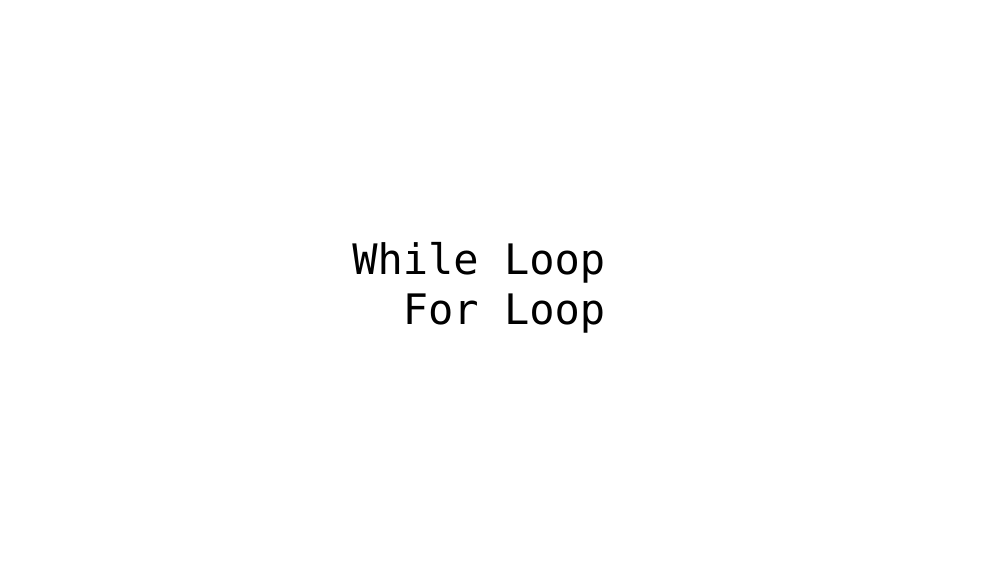
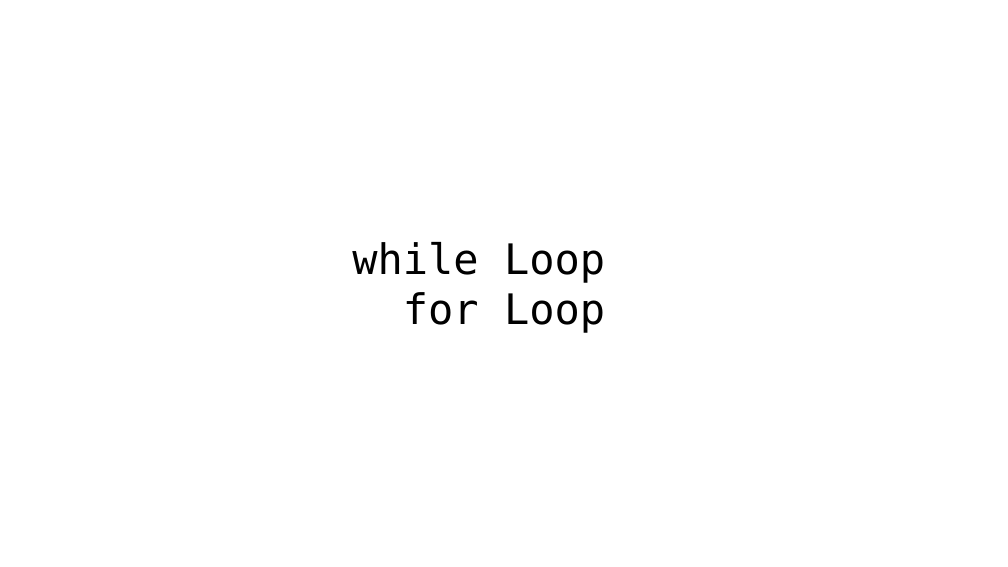
Before and after one commit to Vjumpkung/LetMeTiredPython, a slide deck: slide 14 of slide.pptx. Drawn at 1008x567 pixels with LibreOffice and Linux fonts; fonts in the diff are those of the drawing; background and template pictures are left out. Boxes give left, top, right and bottom in pixels: in the first picture for what was removed or moved away, otherwise in the second. Text is boxed around its words. In the diff, an @@ line names an element or a change of style, - is before the commit and + after.

```diff
--- a/slide.pptx
+++ b/slide.pptx
@@ text at bbox=[352, 242, 605, 333]: text changed @@
-While Loop
-For Loop
+while Loop
+for Loop
```
Also in this commit, not shown: 4 other slides changed, 1 other file.
